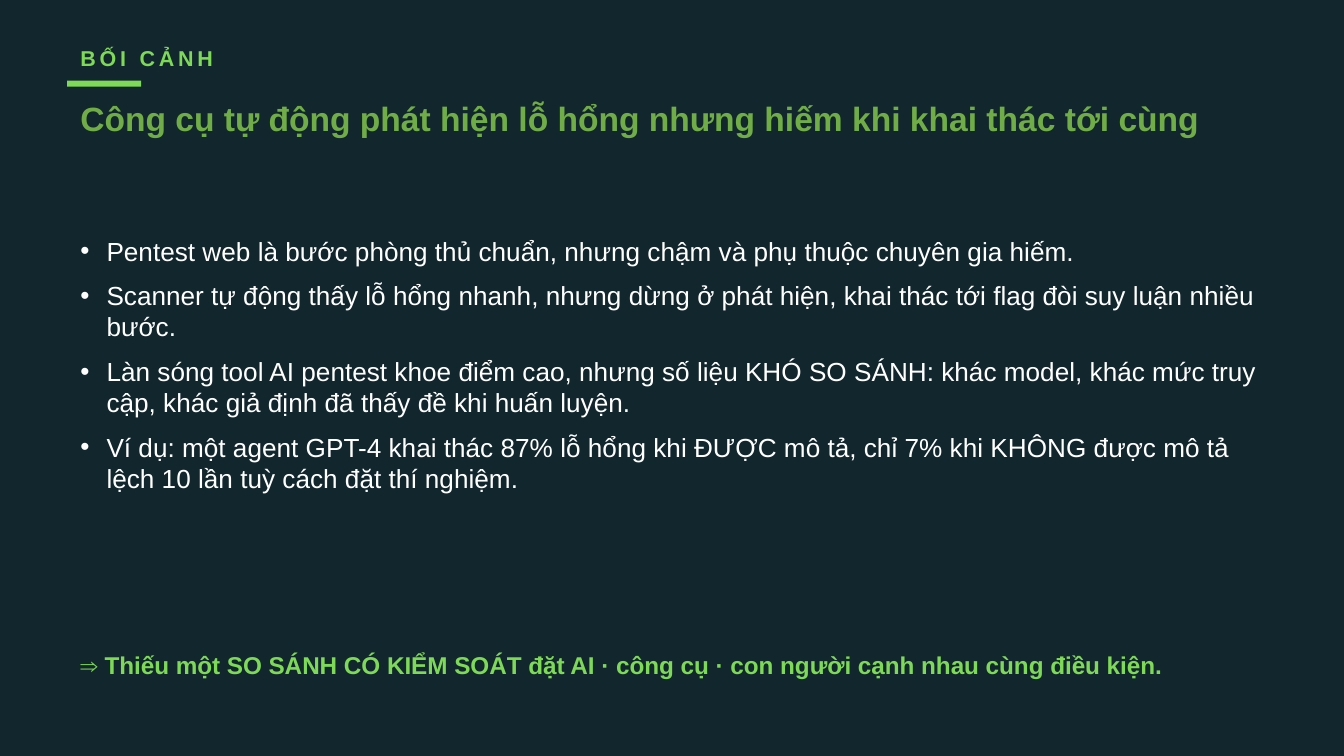
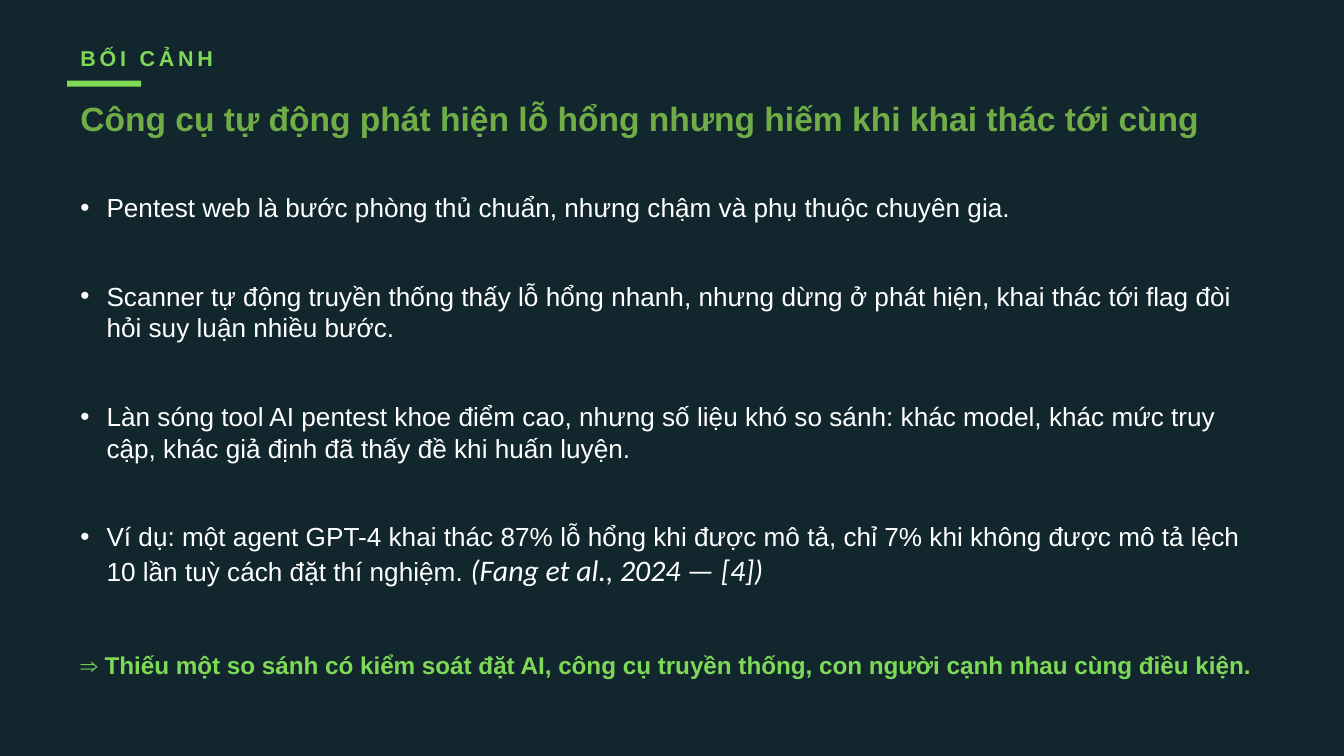
Before and after one commit to VuNguyenBinh/KLTN-FA26, a slide deck: slide 2 of Slide/KTLN_slide.pptx. Drawn at 1344x756 pixels with LibreOffice and Linux fonts; fonts in the diff are those of the drawing. Boxes give left, top, right and bottom in pixels: in the first picture for what was removed or moved away, otherwise in the second. Text is boxed around its words. In the diff, an @@ line names an element or a change of style, - is before the commit and + after.

```diff
--- a/Slide/KTLN_slide.pptx
+++ b/Slide/KTLN_slide.pptx
@@ text at <box>107,196,1239,587</box>: text changed @@
-• Pentest web là bước phòng thủ chuẩn, nhưng chậm và phụ thuộc chuyên gia hiếm.
-• Scanner tự động thấy lỗ hổng nhanh, nhưng dừng ở phát hiện, khai thác tới flag đòi suy luận nhiều bước.
-• Làn sóng tool AI pentest khoe điểm cao, nhưng số liệu KHÓ SO SÁNH: khác model, khác mức truy cập, khác giả định đã thấy đề khi huấn luyện.
-• Ví dụ: một agent GPT-4 khai thác 87% lỗ hổng khi ĐƯỢC mô tả, chỉ 7% khi KHÔNG được mô tả lệch 10 lần tuỳ cách đặt thí nghiệm.
+• Pentest web là bước phòng thủ chuẩn, nhưng chậm và phụ thuộc chuyên gia.
+• Scanner tự động truyền thống thấy lỗ hổng nhanh, nhưng dừng ở phát hiện, khai thác tới flag đòi hỏi suy luận nhiều bước.
+• Làn sóng tool AI pentest khoe điểm cao, nhưng số liệu khó so sánh: khác model, khác mức truy cập, khác giả định đã thấy đề khi huấn luyện.
+• Ví dụ: một agent GPT-4 khai thác 87% lỗ hổng khi được mô tả, chỉ 7% khi không được mô tả lệch 10 lần tuỳ cách đặt thí nghiệm. (Fang et al., 2024 — [4])
@@ text at <box>105,655,1250,679</box>: text changed @@
-⇒ Thiếu một SO SÁNH CÓ KIỂM SOÁT đặt AI · công cụ · con người cạnh nhau cùng điều kiện.
+⇒ Thiếu một so sánh có kiểm soát đặt AI, công cụ truyền thống, con người cạnh nhau cùng điều kiện.
```
Also in this commit, not shown: 15 other slides changed, 1 slide added.
